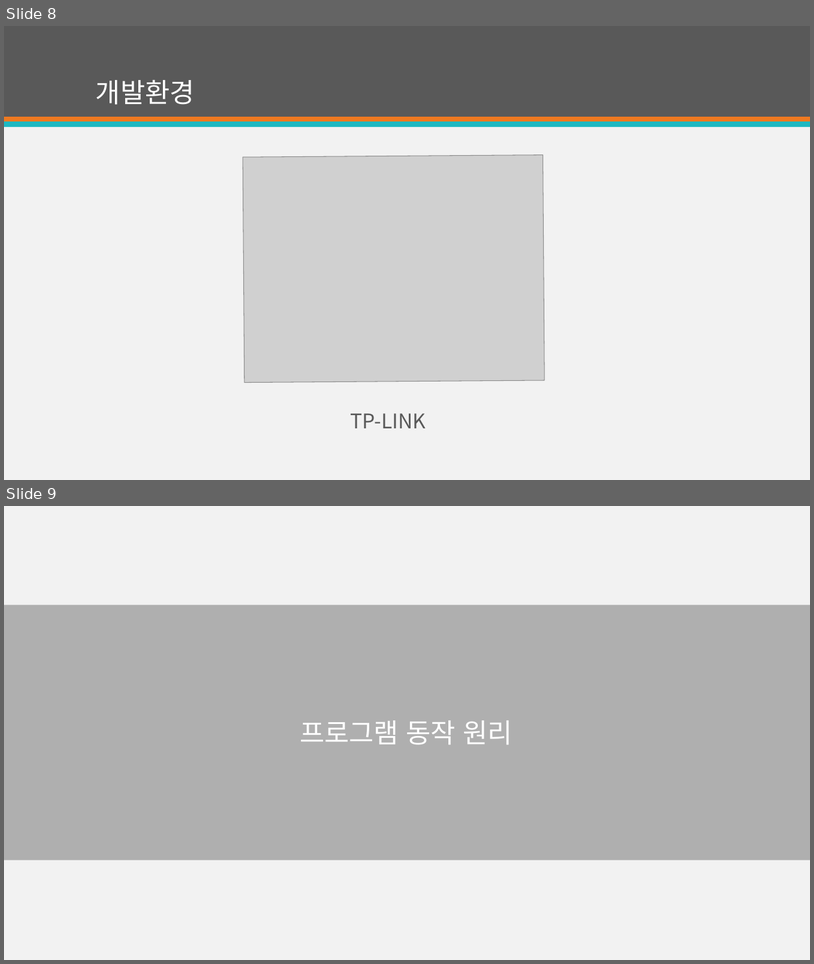
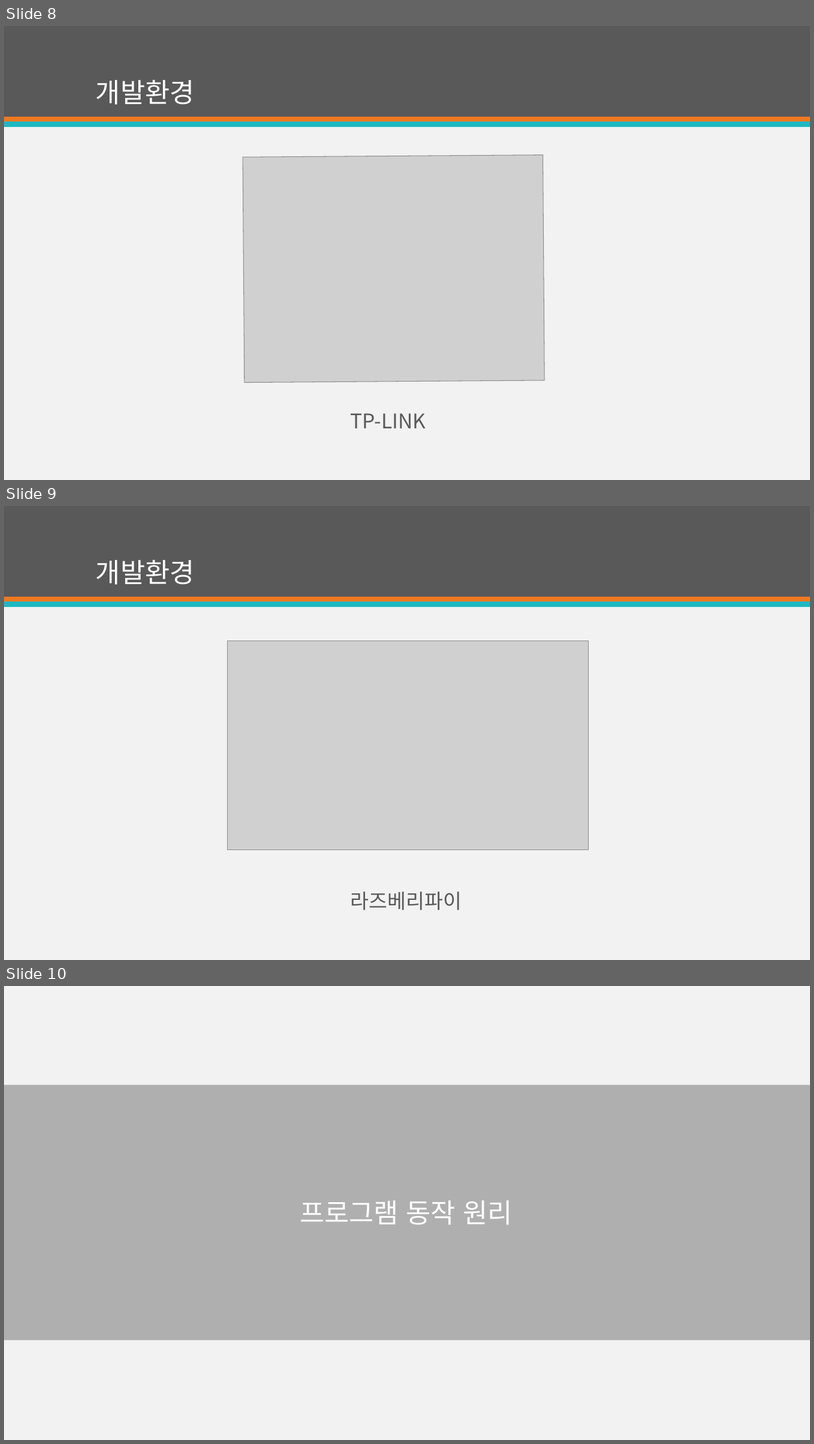
Before and after one commit to jungyoungho/Project_PPT, a slide deck: 개인프로젝트.pptx. Shown one above the other, each under a label of ours: slides 8 and 9 before the commit, slides 8, 9 and 10 after it. The pictures are 814x964 and 814x1444 pixels, drawn with LibreOffice and Linux fonts; fonts in the diff are those of the drawing; grey boxes stand for pictures. Boxes give left, top, right and bottom in pixels: in the first picture for what was removed or moved away, otherwise in the second. Text is boxed around its words. In the diff, an @@ line names an element or a change of style, - is before the commit and + after.

```diff
--- a/개인프로젝트.pptx
+++ b/개인프로젝트.pptx
@@ slide 9 added at [4, 506, 810, 960], background #F2F2F2; not listed: 3 template elements that a slide beside it also shows @@
@@ title added at [96, 560, 195, 585], 32 pt, text #FFFFFF @@
+개발환경
@@ picture added at [228, 641, 589, 850] @@
@@ text added at [351, 891, 462, 910], 24 pt, text #595959 @@
+라즈베리파이
@@ what was slide 9 is now slide 10 @@
```
Also in this commit, not shown: 2 slides changed, 4 other slides added, 1 slide removed.
